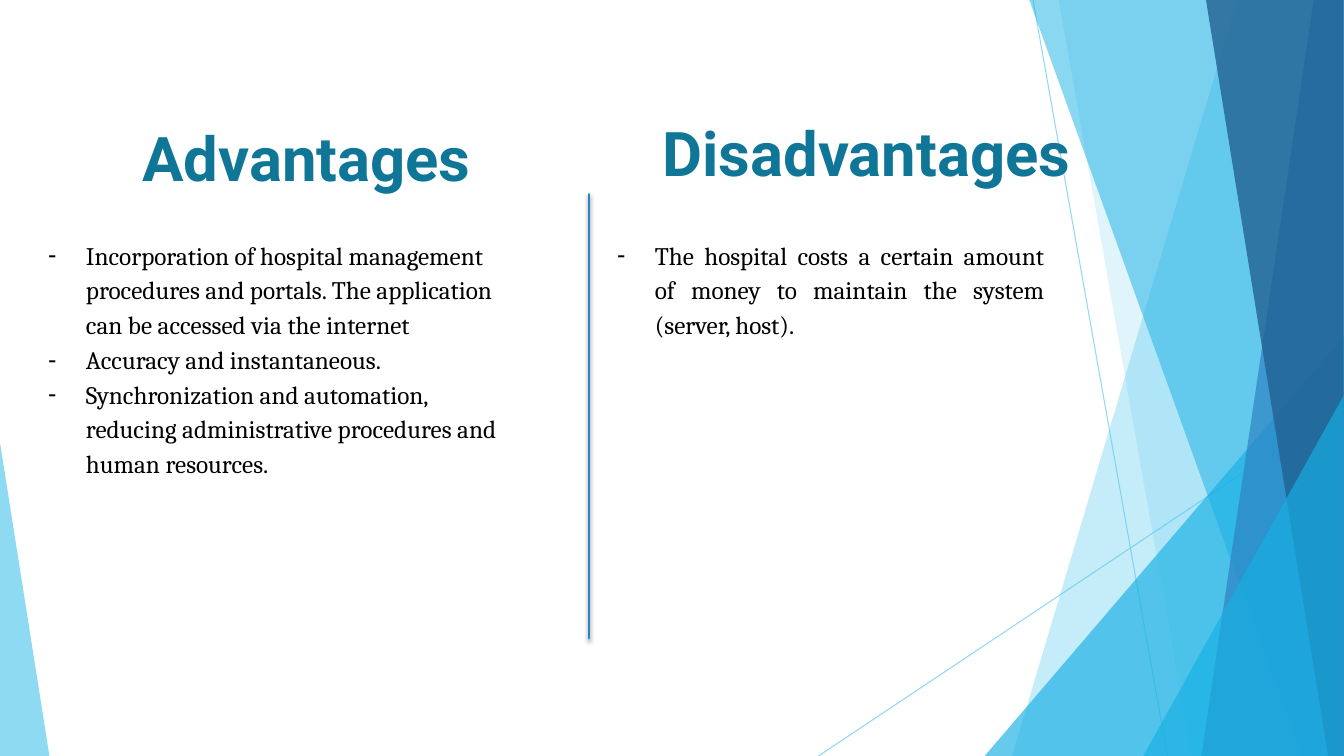
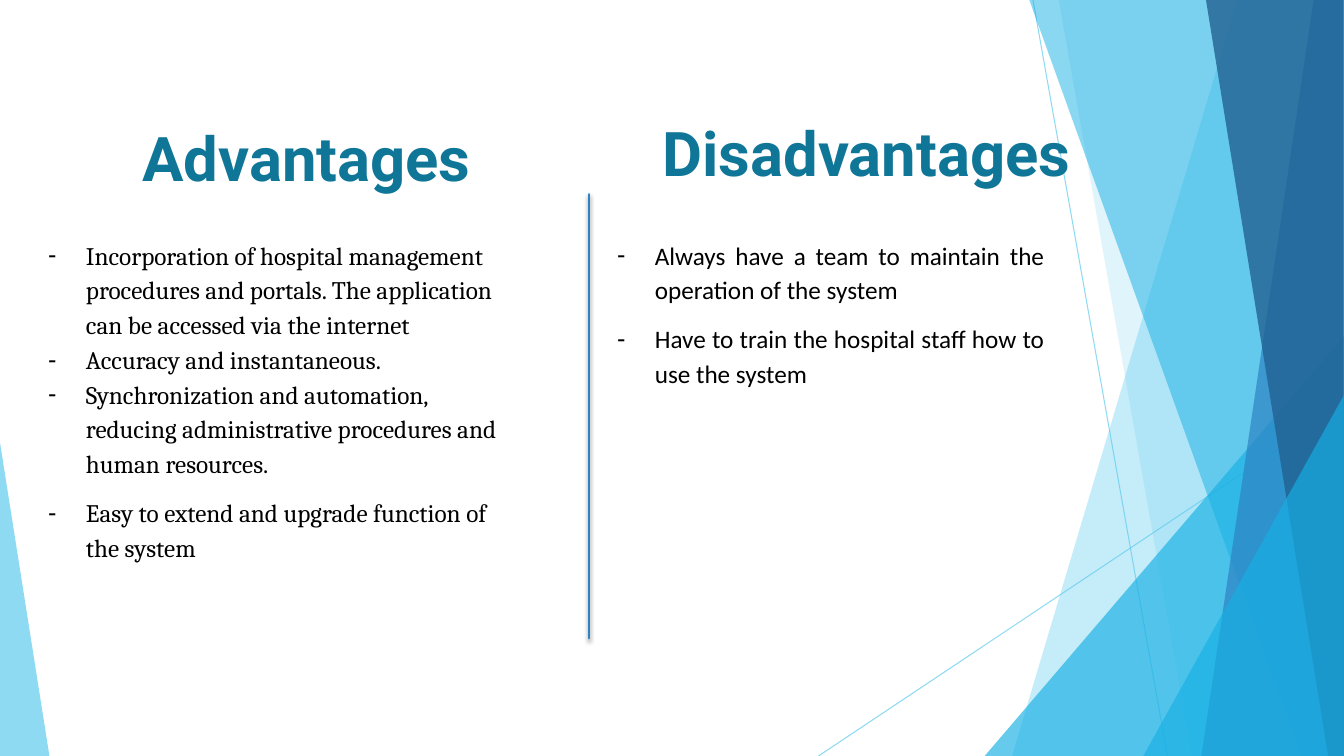
Before and after one commit to linhmimoza/Hospital_PortalExtra, a slide deck: slide 24 of Hospital.pptx. Drawn at 1344x756 pixels with LibreOffice and Linux fonts; fonts in the diff are those of the drawing. Boxes give left, top, right and bottom in pixels: in the first picture for what was removed or moved away, otherwise in the second. Text is boxed around its words. In the diff, an @@ line names an element or a change of style, - is before the commit and + after.

Commit message:
- Update slide

```diff
--- a/Hospital.pptx
+++ b/Hospital.pptx
@@ text at (655, 247, 1044, 387): text changed; font Cambria to Calibri @@
-– The hospital costs a certain amount of money to maintain the system (server, host).
+– Always have a team to maintain the operation of the system
+– Have to train the hospital staff how to use the system
@@ text at (86, 504, 486, 563): paragraph added @@
+– Easy to extend and upgrade function of the system
```
Also in this commit, not shown: 10 other slides changed, 1 slide removed.
